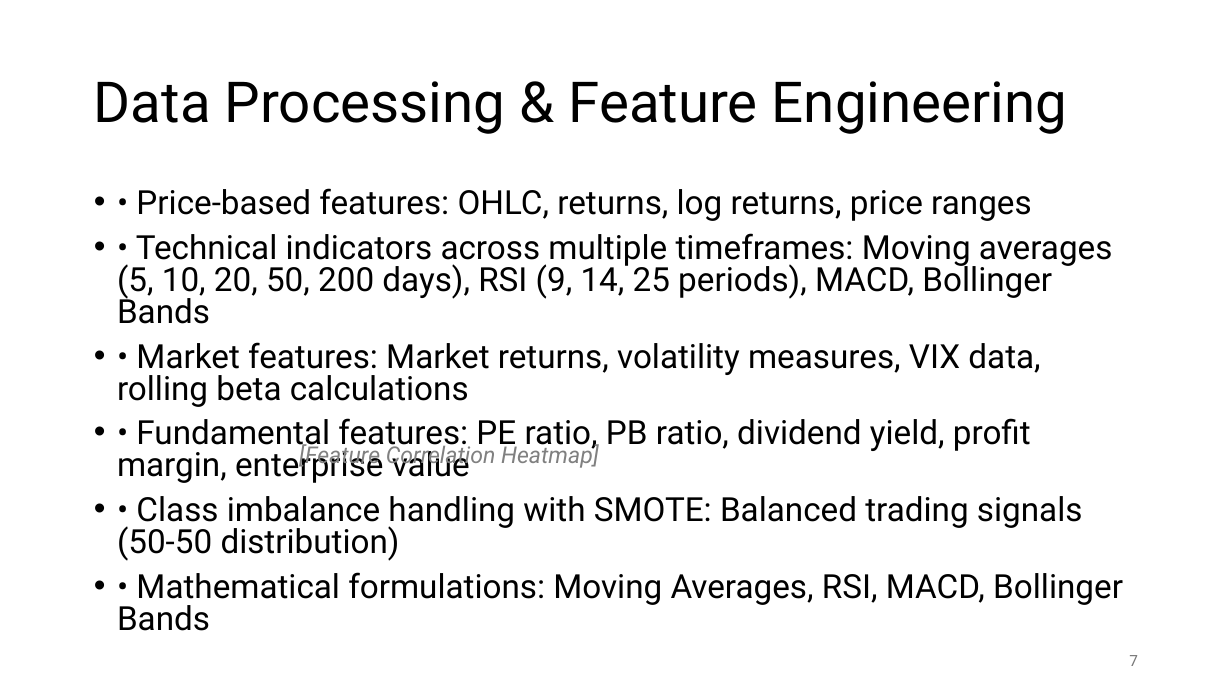
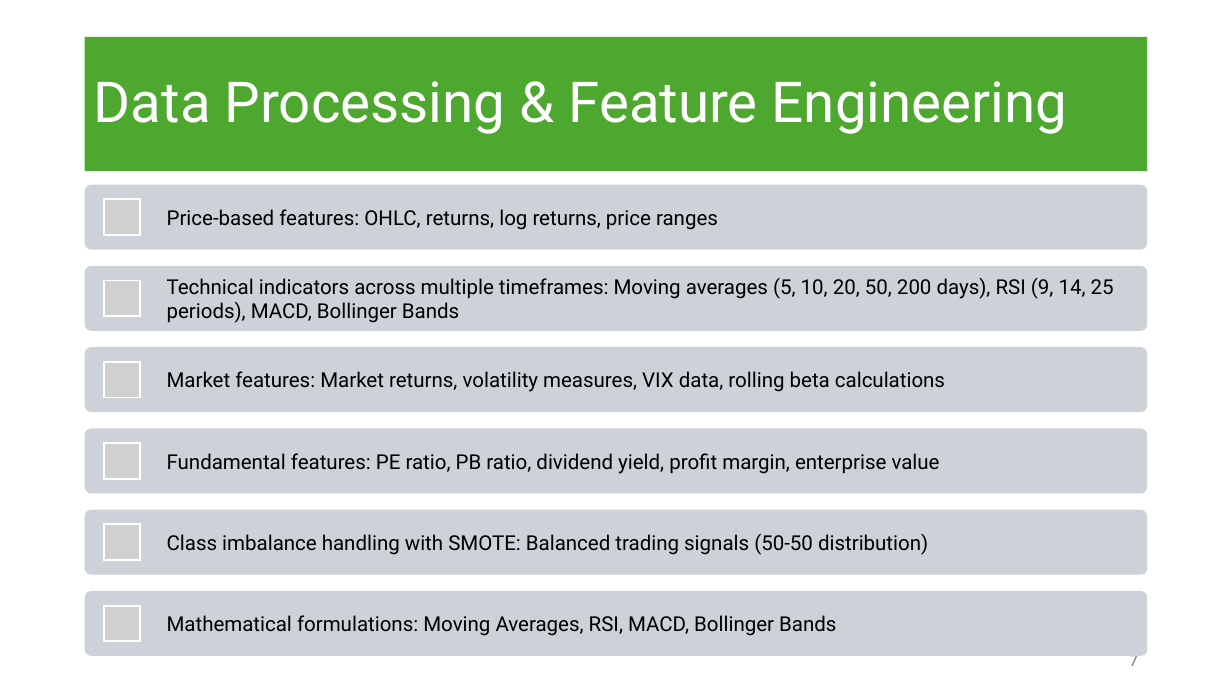
Before and after one commit to BiniamD/Class, a slide deck: slide 7 of SPRING -2025/ADTA 5900 - Advanced Data Analytics Capstone/Deep_Learning_Trading_Signal_Generation.pptx. Drawn at 1232x693 pixels with LibreOffice and Linux fonts; fonts in the diff are those of the drawing; grey boxes stand for pictures. Boxes give left, top, right and bottom in pixels: in the first picture for what was removed or moved away, otherwise in the second. Text is boxed around its words. In the diff, an @@ line names an element or a change of style, - is before the commit and + after.

```diff
--- a/SPRING -2025/ADTA 5900 - Advanced Data Analytics Capstone/Deep_Learning_Trading_Signal_Generation.pptx
+++ b/SPRING -2025/ADTA 5900 - Advanced Data Analytics Capstone/Deep_Learning_Trading_Signal_Generation.pptx
@@ title "Data Processing & Feature Engineering": place and size @@
-title "Data Processing & Feature Engineering" at <box>94,81,1067,134</box>
+title "Data Processing & Feature Engineering" at <box>85,37,1148,171</box>
@@ title "Data Processing & Feature Engineering" at <box>85,37,1148,171</box>: text colour #000000 to #FFFFFF; fill none to #4EA72E @@
@@ text removed at <box>117,188,1123,631</box> @@
-• • Price-based features: OHLC, returns, log returns, price ranges
-• • Technical indicators across multiple timeframes: Moving averages (5, 10, 20, 50, 200 days), RSI (9, 14, 25 periods), MACD, Bollinger Bands
-• • Market features: Market returns, volatility measures, VIX data, rolling beta calculations
-• • Fundamental features: PE ratio, PB ratio, dividend yield, profit margin, enterprise value
-• • Class imbalance handling with SMOTE: Balanced trading signals (50-50 distribution)
-• • Mathematical formulations: Moving Averages, RSI, MACD, Bollinger Bands
@@ text removed at <box>299,443,599,469</box> @@
-[Feature Correlation Heatmap]
@@ group added at <box>85,185,1148,656</box>: 6 rounded rectangles, 6 pictures, 6 texts @@
+Price-based features: OHLC, returns, log returns, price ranges
+Technical indicators across multiple timeframes: Moving averages (5, 10, 20, 50, 200 days), RSI (9, 14, 25 periods), MACD, Bollinger Bands
+Market features: Market returns, volatility measures, VIX data, rolling beta calculations
+Fundamental features: PE ratio, PB ratio, dividend yield, profit margin, enterprise value
+Class imbalance handling with SMOTE: Balanced trading signals (50-50 distribution)
+Mathematical formulations: Moving Averages, RSI, MACD, Bollinger Bands
```
Also in this commit, not shown: 16 other slides changed, 1 slide added, 1 other file.
